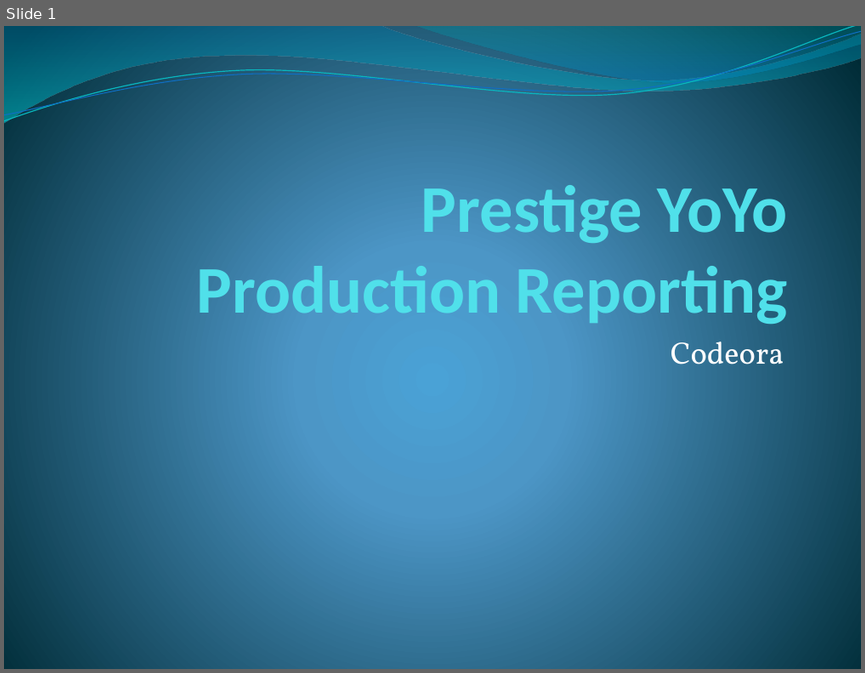
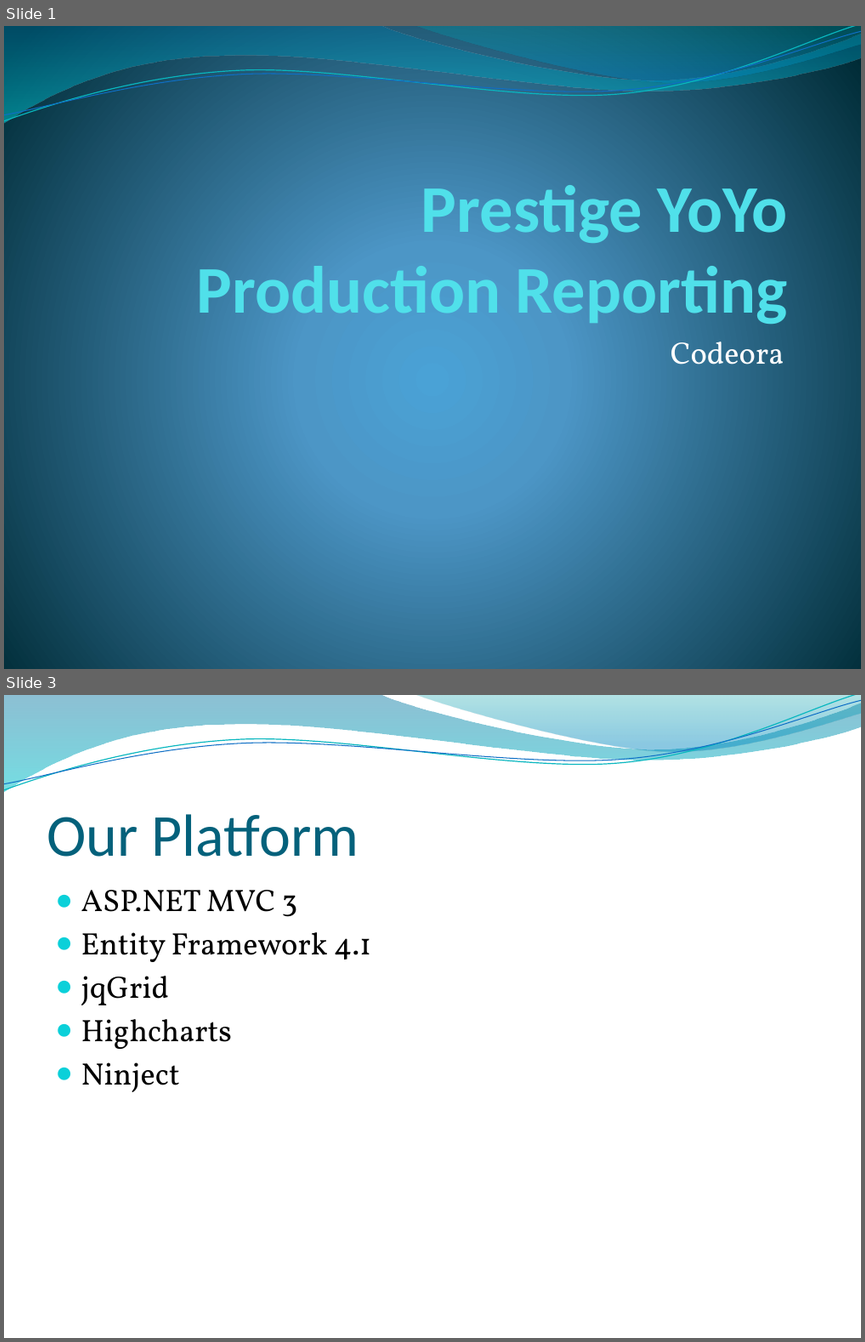
Before and after one commit to Wiles/asql_project, a slide deck: Presentation.pptx. Shown one above the other, each under a label of ours: slide 1 before the commit, slides 1 and 3 after it; the slides between them are not shown. The pictures are 865x673 and 865x1342 pixels, drawn with LibreOffice and Linux fonts; fonts in the diff are those of the drawing; background and template pictures are left out. Boxes give left, top, right and bottom in pixels: in the first picture for what was removed or moved away, otherwise in the second. Text is boxed around its words. In the diff, an @@ line names an element or a change of style, - is before the commit and + after.

```diff
--- a/Presentation.pptx
+++ b/Presentation.pptx
@@ slide 3 added at (4, 695, 861, 1338), background picture (left out); not listed: 4 template elements that a slide beside it also shows @@
@@ title added at (46, 814, 359, 857), 50 pt, text #04617B @@
+Our Platform
@@ text added at (81, 890, 371, 1092), 26 pt, text #000000 @@
+● ASP.NET MVC 3
+● Entity Framework 4.1
+● jqGrid
+● Highcharts
+● Ninject
```
Also in this commit, not shown: 1 other slide added, 1 slide removed, 12 other files.
